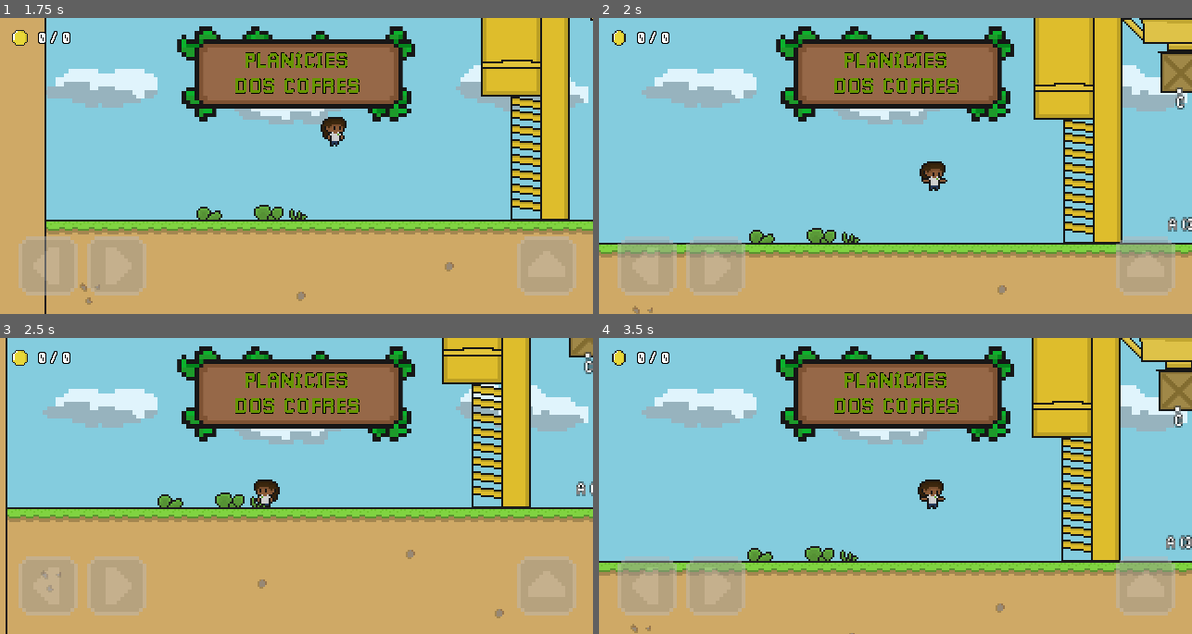
Above: before the commit, frames 1-4 (two rows, left to right).
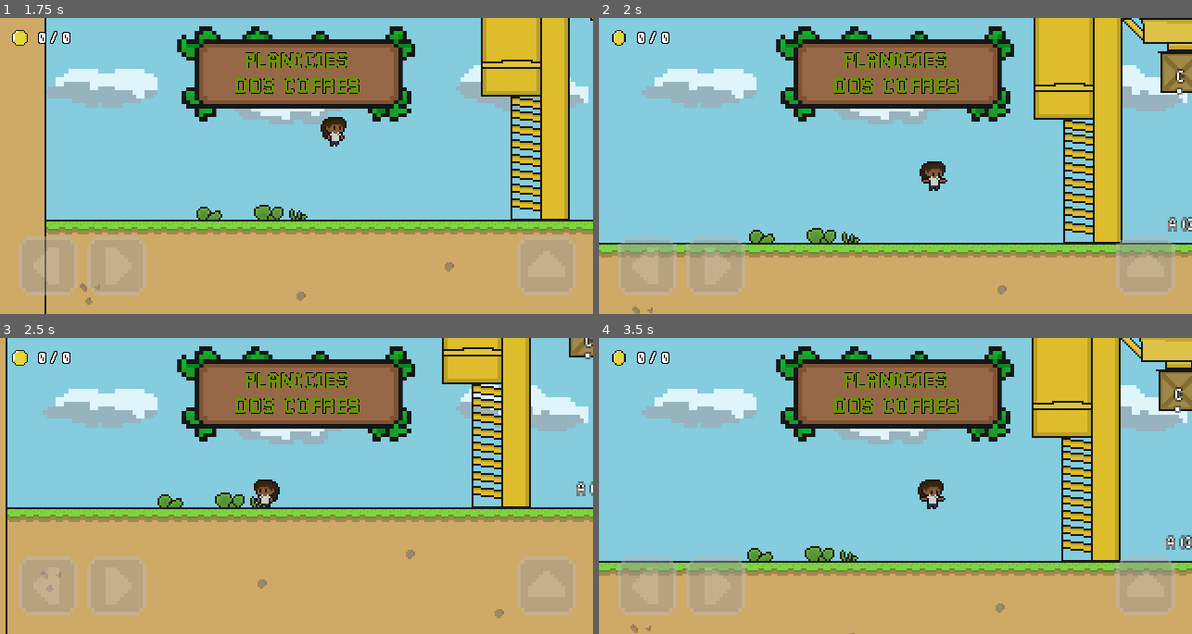
Above: after the commit, the same moments.

Repository: DanilloPitta/MathMinigames
Game: Godot game, scene res://src/Levels/level_4.tscn
Two runs of this game, one before a commit and one after it. Both use one fixed random seed, a clock stepped at 60 frames per second and the inputs below. This scene is started directly instead of the project's main scene.
Inputs (mouse positions are in pixels of both pictures, inside the frame that each line leads up to):
- Up to frame 1 (1.75 s): move the mouse to (426, 151) at 0.52 s; hold Right (ui_right) from 0.53 s (still down); click (426, 151) at 0.67 s; tap W (jump) at 0.77, 1.52 s; move the mouse to (177, 180) at 1.27 s
- Up to frame 2 (2 s): keep holding Right (ui_right)
- Up to frame 3 (2.5 s): move the mouse to (355, 420) at 2.02 s; release Right (ui_right) at 2.03 s; hold Left (ui_left) from 2.03 s (still down)
- Up to frame 4 (3.5 s): move the mouse to (865, 545) at 2.77 s; release Left (ui_left) at 2.78 s; hold Right (ui_right) from 2.78 s (still down); click (865, 545) at 2.92 s; tap W (jump) at 3.02 s

Frame 1 is identical in both runs. In frame 2, 0.1% of the frame differs, in the area x 97-99%, y 17-31%; in frame 3, 0.1%; in frame 4, 0.1%.

Commit message:
Update middle_of_points_puzzle.tscn

Diff:
--- a/src/Scenes/middle_of_points_puzzle.tscn
+++ b/src/Scenes/middle_of_points_puzzle.tscn
@@ -97,9 +97,9 @@
 
 [node name="Point" type="Label" parent="Crate"]
 offset_left = -8.0
-offset_top = 13.0
+offset_top = -1.0
 offset_right = 7.0
-offset_bottom = 24.0
+offset_bottom = 10.0
 theme_override_colors/font_outline_color = Color(0, 0, 0, 1)
 theme_override_constants/outline_size = 2
 theme_override_fonts/font = ExtResource("5_0rcn1")
